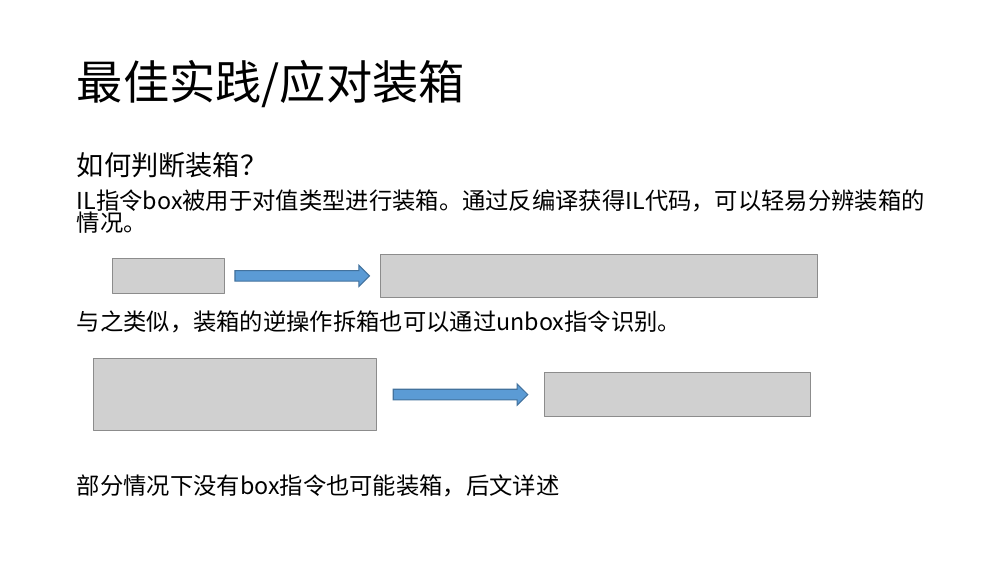
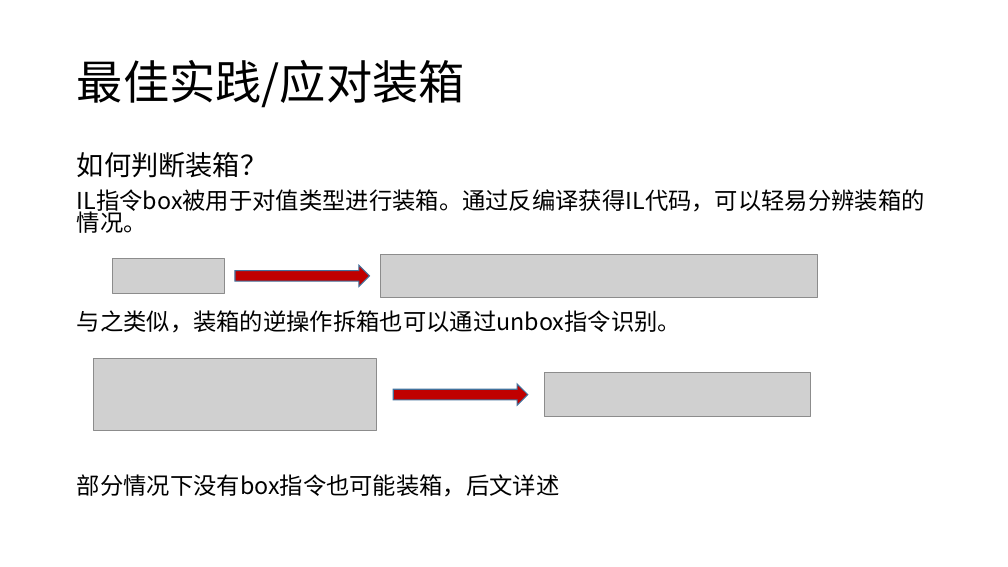
Before and after one commit to snakealpha/DotNetSession, a slide deck: slide 19 of pptx.pptx.pptx. Drawn at 1008x567 pixels with LibreOffice and Linux fonts; fonts in the diff are those of the drawing; grey boxes stand for pictures. Boxes give left, top, right and bottom in pixels: in the first picture for what was removed or moved away, otherwise in the second. Text is boxed around its words. In the diff, an @@ line names an element or a change of style, - is before the commit and + after.

```diff
--- a/pptx.pptx.pptx
+++ b/pptx.pptx.pptx
@@ right arrow at <box>235,265,370,287</box>: fill #5B9BD5 to #C00000 @@
@@ right arrow at <box>393,384,528,405</box>: fill #5B9BD5 to #C00000 @@
```
Also in this commit, not shown: 3 other slides changed, 4 slides added, 1 other file.
